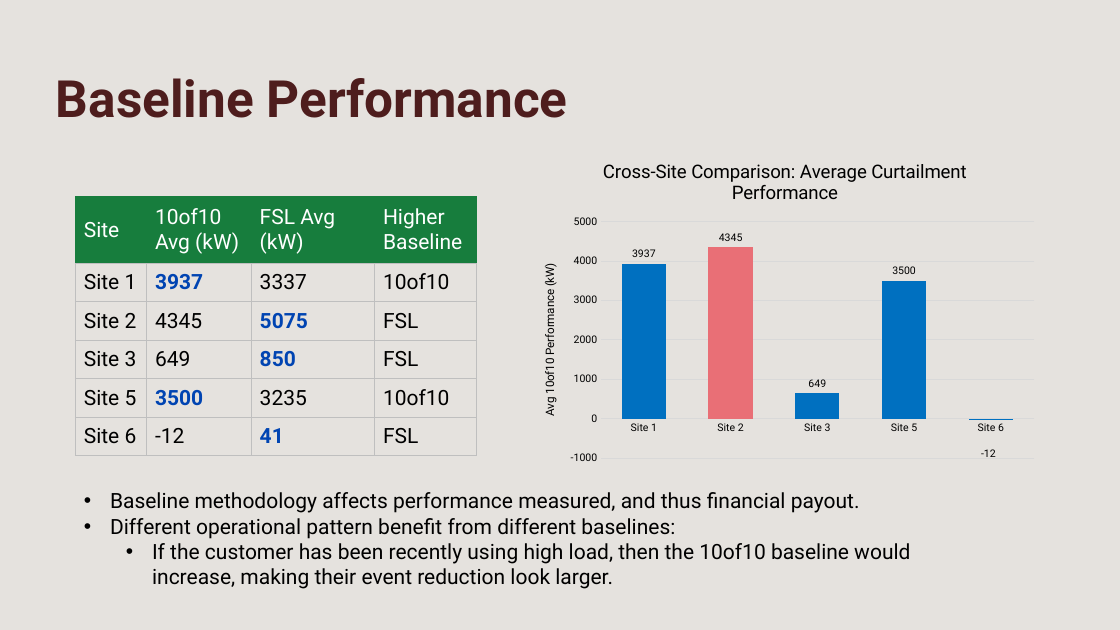
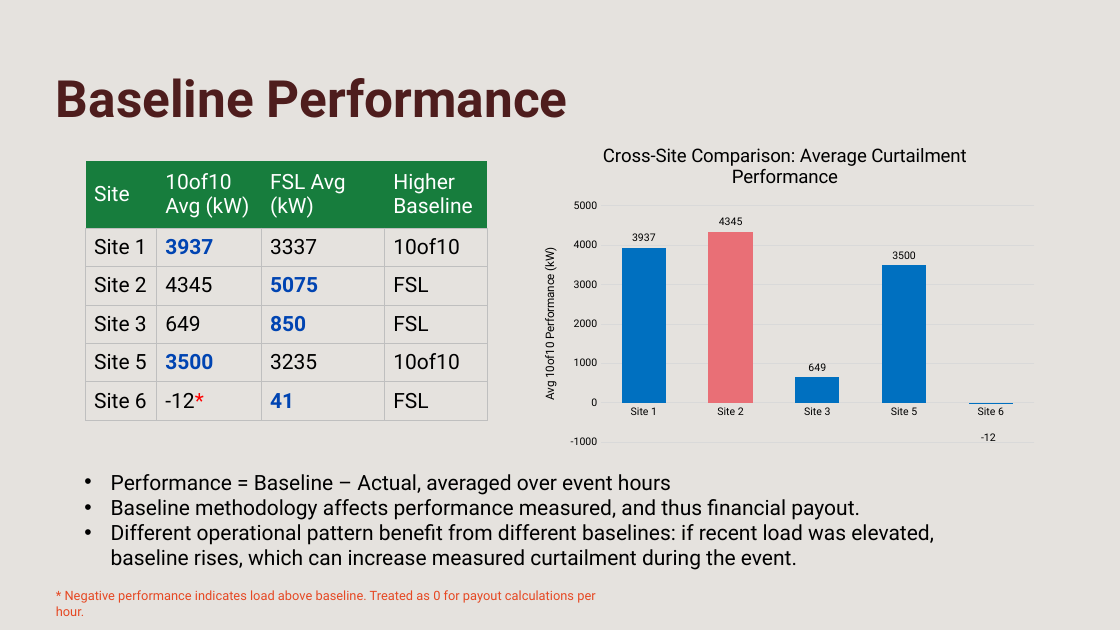
Before and after one commit to RuiyanH/Demand_Response_Case_Study, a slide deck: slide 6 of Presentation.pptx. Drawn at 1120x630 pixels with LibreOffice and Linux fonts; fonts in the diff are those of the drawing. Boxes give left, top, right and bottom in pixels: in the first picture for what was removed or moved away, otherwise in the second. Text is boxed around its words. In the diff, an @@ line names an element or a change of style, - is before the commit and + after.

```diff
--- a/Presentation.pptx
+++ b/Presentation.pptx
@@ column chart: place and size @@
-column chart at bbox=[525, 145, 1044, 471]
+column chart at bbox=[525, 129, 1044, 455]
@@ table at bbox=[86, 161, 487, 421] @@
-row 6, column 2: -12
+row 6, column 2: -12*
@@ table: place and size @@
-table at bbox=[76, 197, 477, 456]
+table at bbox=[86, 161, 487, 421]
@@ text "Performance = Baseline – Actual, ...": place and size @@
-text "Performance = Baseline – Actual, ..." at bbox=[110, 492, 910, 589]
+text "Performance = Baseline – Actual, ..." at bbox=[111, 474, 934, 570]
@@ text at bbox=[111, 474, 671, 495]: paragraph added @@
+• Performance = Baseline – Actual, averaged over event hours
@@ text at bbox=[111, 524, 934, 570]: text changed @@
-• Different operational pattern benefit from different baselines:
-  • If the customer has been recently using high load, then the 10of10 baseline would increase, making their event reduction look larger.
+• Different operational pattern benefit from different baselines: if recent load was elevated, baseline rises, which can increase measured curtailment during the event.
@@ text added at bbox=[56, 590, 595, 616], 11 pt, text #E64823 @@
+* Negative performance indicates load above baseline. Treated as 0 for payout calculations per hour.
```
Also in this commit, not shown: 7 other slides changed, 3 other files.
